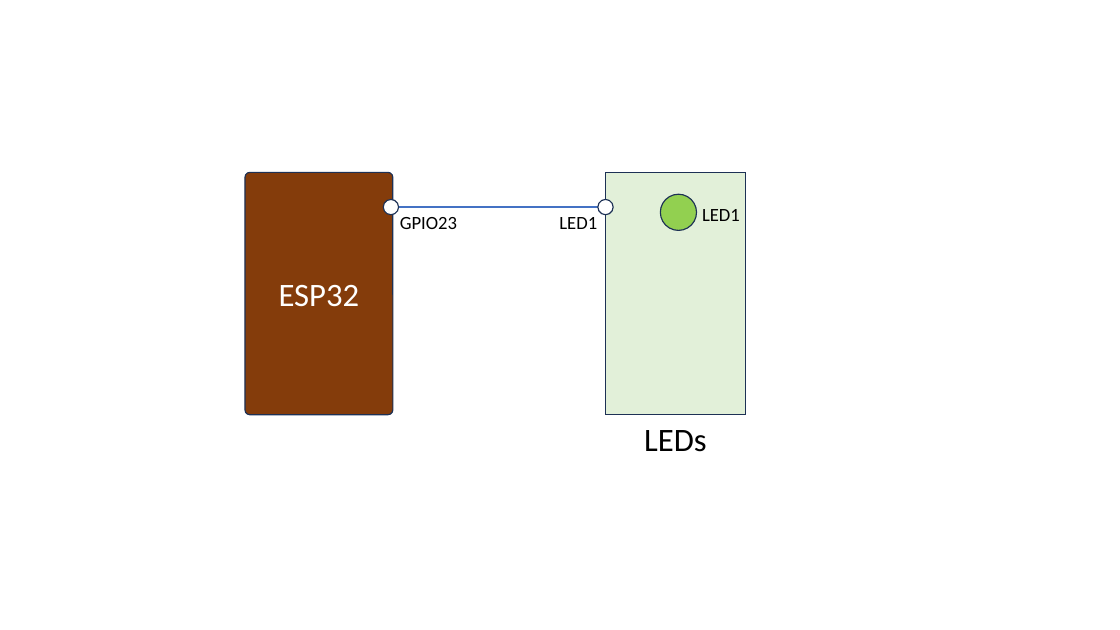
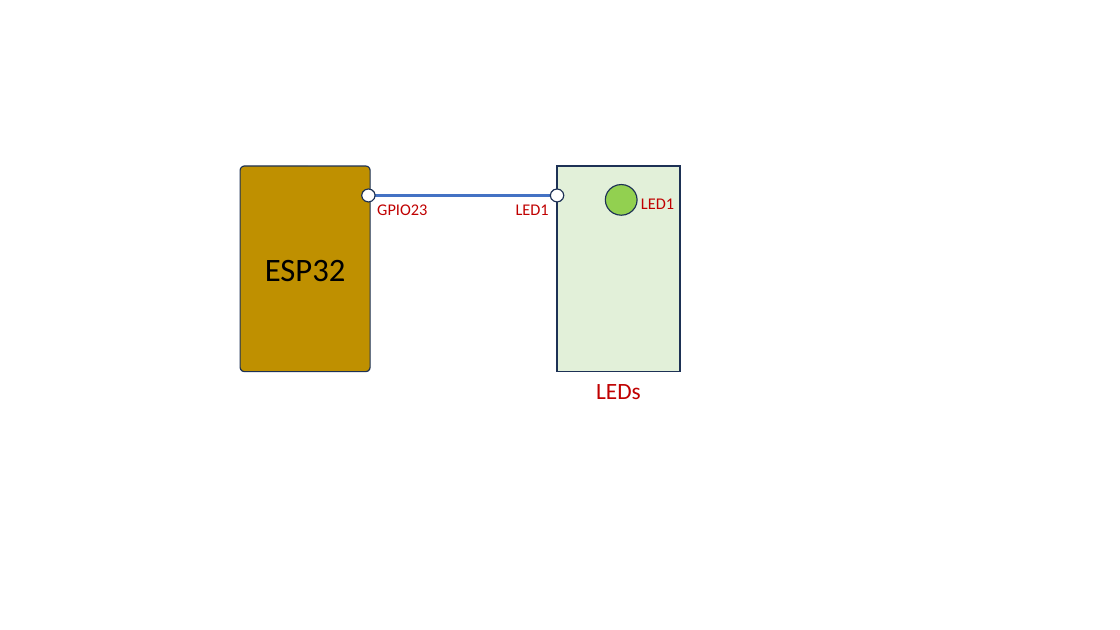
Before and after one commit to koson/Special-Topics-Computer-2023-LabSheet-03, a slide deck: slide 1 of Slide/Slide1.pptx. Drawn at 1120x630 pixels with LibreOffice and Linux fonts; fonts in the diff are those of the drawing. Boxes give left, top, right and bottom in pixels: in the first picture for what was removed or moved away, otherwise in the second. Text is boxed around its words. In the diff, an @@ line names an element or a change of style, - is before the commit and + after.

```diff
--- a/Slide/Slide1.pptx
+++ b/Slide/Slide1.pptx
@@ rounded rectangle "ESP32" resized from (x1=245, y1=172, x2=393, y2=415) to (x1=240, y1=166, x2=371, y2=372) @@
@@ rounded rectangle "ESP32" at (x1=240, y1=166, x2=371, y2=372): text colour #FFFFFF to #000000; fill #843C0B to #BF9000 @@
@@ rectangle resized from (x1=606, y1=172, x2=746, y2=415) to (x1=557, y1=166, x2=681, y2=372) @@
@@ ellipse moved from (x1=383, y1=199, x2=398, y2=214) to (x1=362, y1=189, x2=376, y2=202) @@
@@ text "GPIO23" moved from (x1=400, y1=217, x2=457, y2=229) to (x1=377, y1=204, x2=427, y2=215) @@
@@ line moved from (393, 208) - (606, 208) to (371, 196) - (557, 196) @@
@@ text "LED1" moved from (x1=559, y1=217, x2=597, y2=229) to (x1=516, y1=204, x2=549, y2=215) @@
@@ ellipse moved from (x1=598, y1=199, x2=613, y2=214) to (x1=550, y1=189, x2=564, y2=202) @@
@@ ellipse resized from (x1=660, y1=194, x2=697, y2=230) to (x1=606, y1=185, x2=638, y2=216) @@
@@ size 16 to 14 pt, text colour #000000 to #C00000 in 3 elements at (x1=377, y1=204, x2=427, y2=215), (x1=516, y1=204, x2=549, y2=215), (x1=641, y1=198, x2=674, y2=209) @@
@@ text "LED1" moved from (x1=702, y1=209, x2=740, y2=221) to (x1=641, y1=198, x2=674, y2=209) @@
@@ text "LEDs" moved from (x1=644, y1=430, x2=707, y2=452) to (x1=596, y1=384, x2=641, y2=399) @@
@@ text "LEDs" at (x1=596, y1=384, x2=641, y2=399): size 28 to 20 pt, text colour #000000 to #C00000 @@
```
Also in this commit, not shown: 3 slides added.
